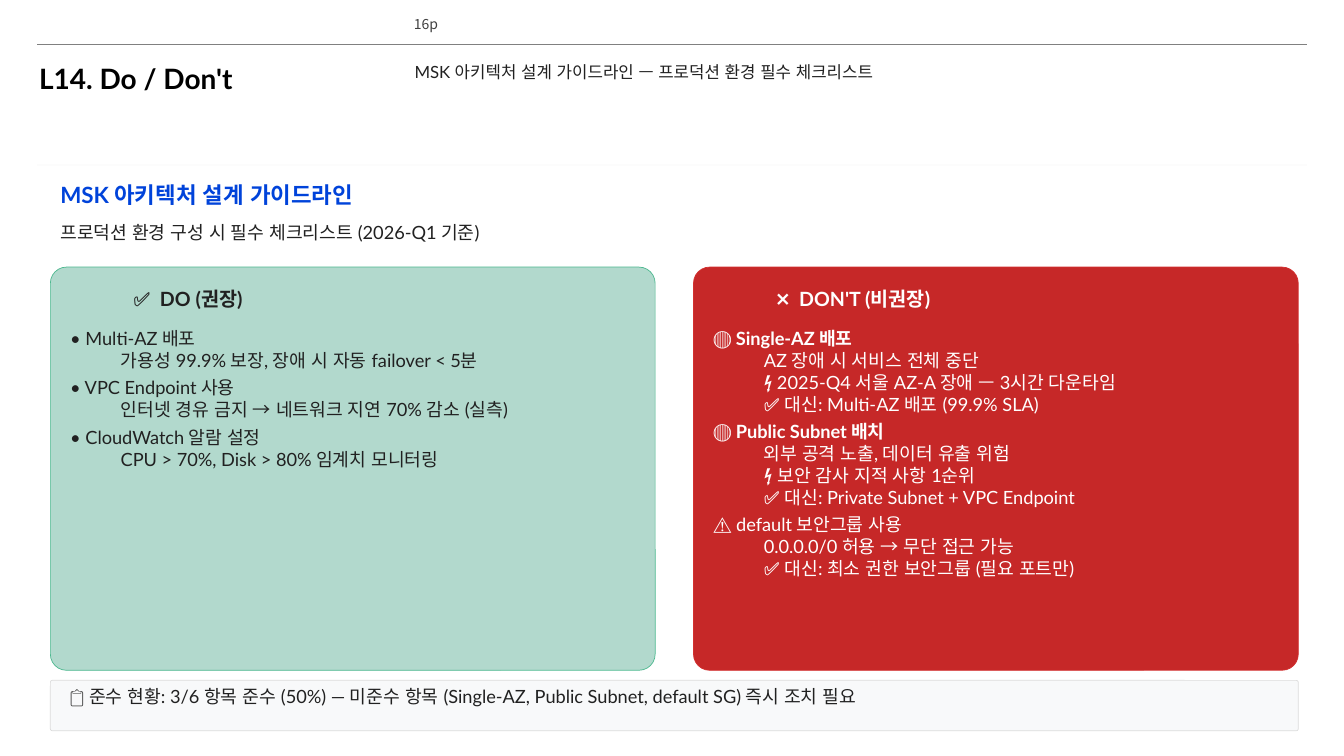
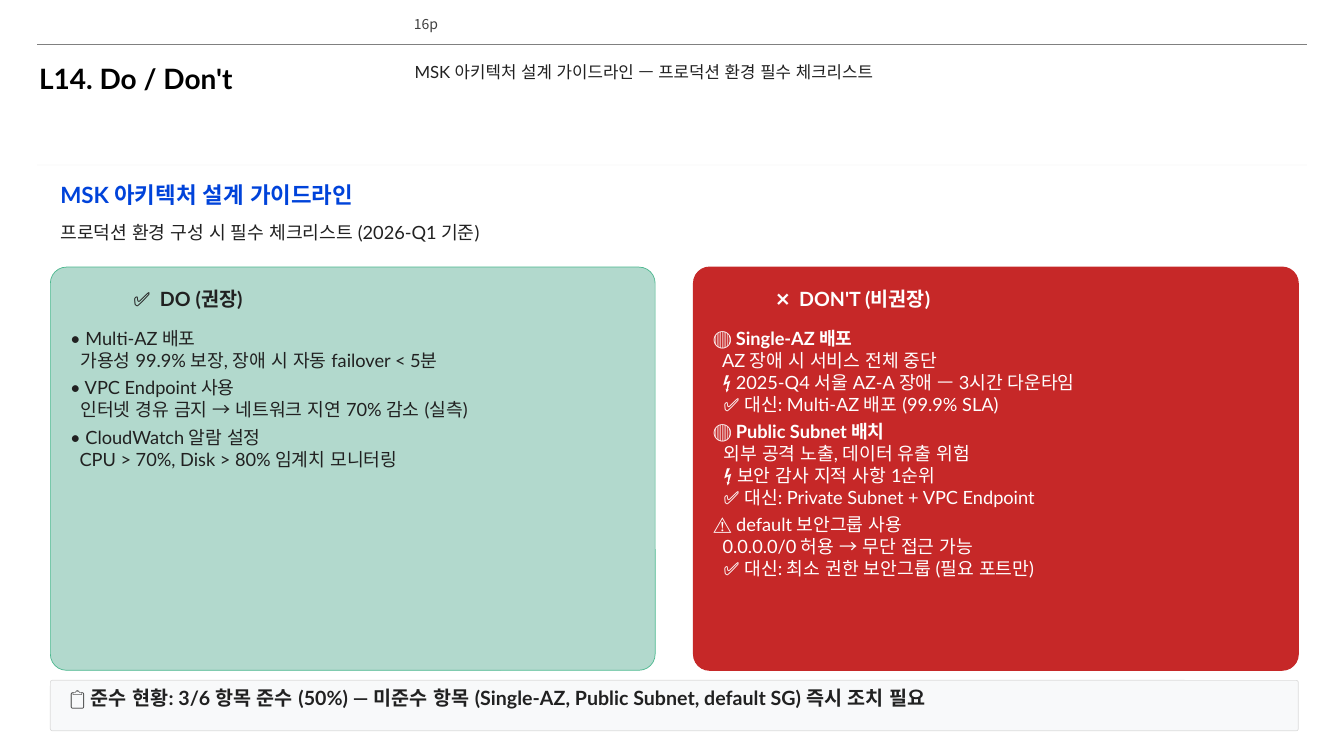
Before and after one commit to lhs6395-hslee/project-steer, a slide deck: slide 16 of results/pptx/AWS_MSK_Expert_Intro.pptx. Drawn at 1344x756 pixels with LibreOffice and Linux fonts; fonts in the diff are those of the drawing; background and template pictures are left out. Boxes give left, top, right and bottom in pixels: in the first picture for what was removed or moved away, otherwise in the second. Text is boxed around its words. In the diff, an @@ line names an element or a change of style, - is before the commit and + after.

```diff
--- a/results/pptx/AWS_MSK_Expert_Intro.pptx
+++ b/results/pptx/AWS_MSK_Expert_Intro.pptx
@@ rounded rectangle at bbox=[694, 267, 1299, 670]: outline #D32F2F 0.5 pt to #C62828 0.75 pt @@
@@ text at bbox=[80, 352, 468, 468]: list level 2 to 1 in "가용성 99.9% 보장, 장애 시 ..."; list level 2 to 1 in "인터넷 경유 금지 → 네트워크 ..."; list level 2 to 1 in "CPU > 70%, Disk > ..." @@
@@ text at bbox=[722, 348, 1075, 578]: list level 2 to 1 in "AZ 장애 시 서비스 전체 ..."; list level 2 to 1 in "⚡ 2025-Q4 서울 AZ-A 장애 ..."; list level 2 to 1 in "✅ 대신: Multi-AZ 배포 (99.9% ..."; list level 2 to 1 in "외부 공격 노출, 데이터 유출 ..."; list level 2 to 1 in "⚡ 보안 감사 지적 사항 ..."; list level 2 to 1 in "✅ 대신: Private Subnet + ..."; list level 2 to 1 in "0.0.0.0/0 허용 → 무단 접근 ..."; list level 2 to 1 in "✅ 대신: 최소 권한 보안그룹 ..." @@
@@ text "📋 준수 현황: 3/6 항목 ..." at bbox=[91, 688, 926, 709]: size 13 to 14 pt, bold on @@
```
Also in this commit, not shown: 18 other slides changed, 3 other files.
